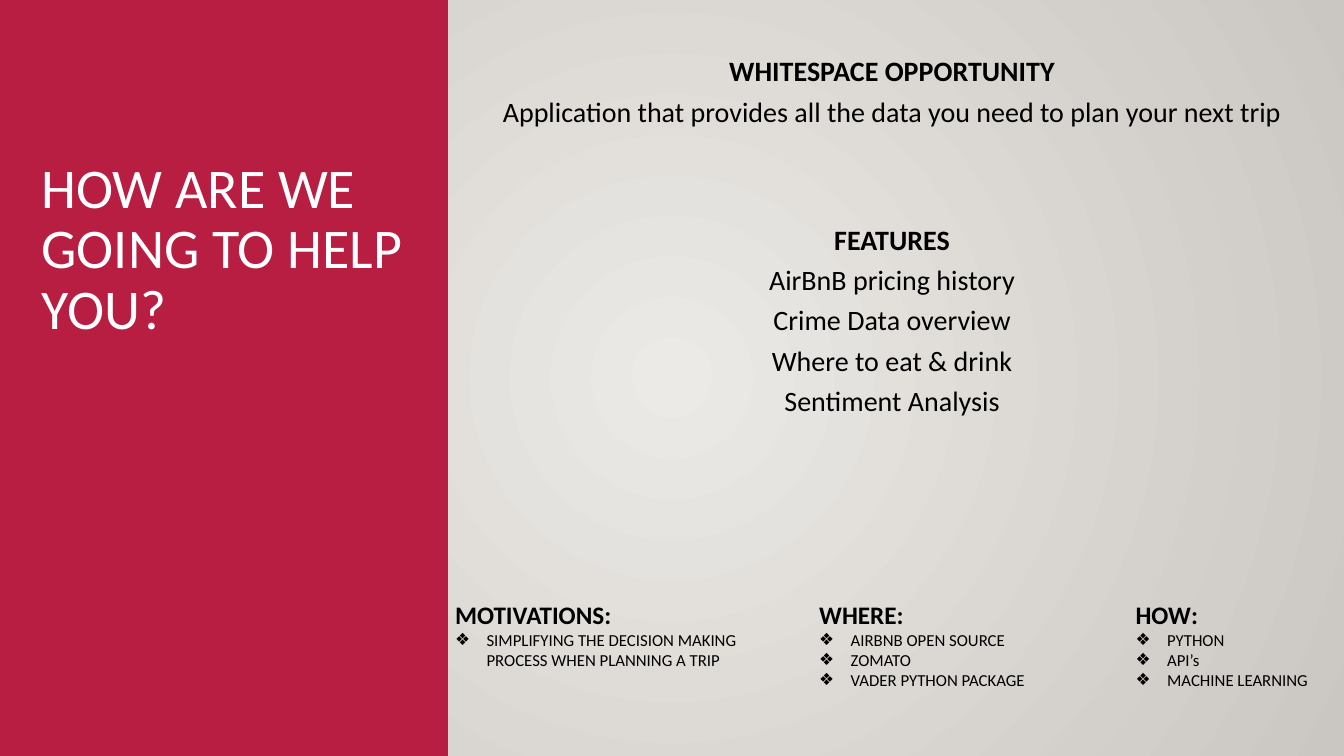
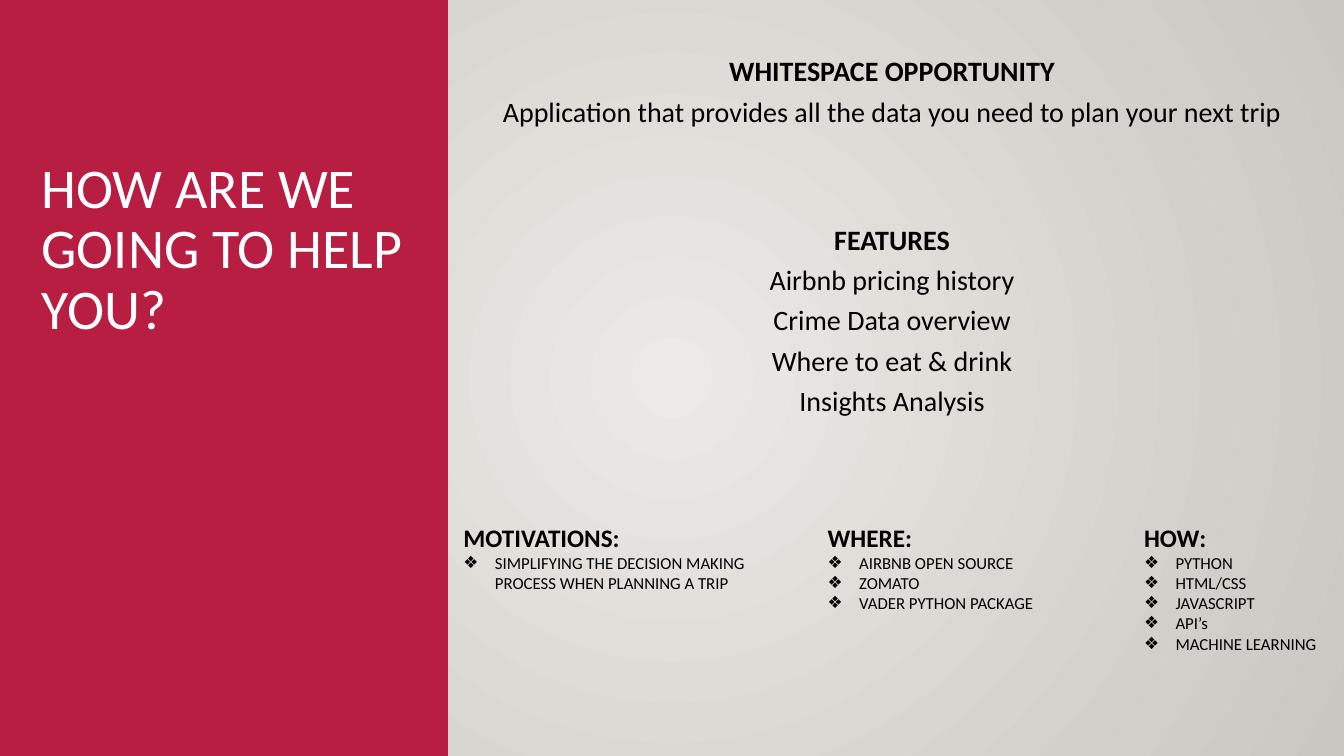
Before and after one commit to elieu17/finalProject_AirBnB, a slide deck: slide 2 of presentation/know_b4_u_go.pptx. Drawn at 1344x756 pixels with LibreOffice and Linux fonts; fonts in the diff are those of the drawing; grey boxes stand for pictures; background and template pictures are left out. Boxes give left, top, right and bottom in pixels: in the first picture for what was removed or moved away, otherwise in the second. Text is boxed around its words. In the diff, an @@ line names an element or a change of style, - is before the commit and + after.

Commit message:
ppt

```diff
--- a/presentation/know_b4_u_go.pptx
+++ b/presentation/know_b4_u_go.pptx
@@ text at box(770, 231, 1014, 416): text changed @@
-FEATURES
-AirBnB pricing history
-Crime Data overview
-Where to eat & drink
-Sentiment Analysis
+FEATURES
+Airbnb pricing history
+Crime Data overview
+Where to eat & drink
+Insights Analysis
@@ text "MOTIVATIONS:": place and size @@
-text "MOTIVATIONS:" at box(455, 607, 736, 666)
+text "MOTIVATIONS:" at box(463, 530, 744, 589)
@@ text "WHERE:": place and size @@
-text "WHERE:" at box(819, 607, 1025, 686)
+text "WHERE:" at box(828, 530, 1033, 609)
@@ text "HOW:": place and size @@
-text "HOW:" at box(1136, 607, 1307, 686)
+text "HOW:" at box(1144, 530, 1316, 650)
@@ text at box(1176, 577, 1255, 609): paragraphs added @@
+❖ HTML/CSS
+❖ JAVASCRIPT
```
Also in this commit, not shown: 1 other slide changed, 4 slides added, 1 slide removed, 4 other files.
